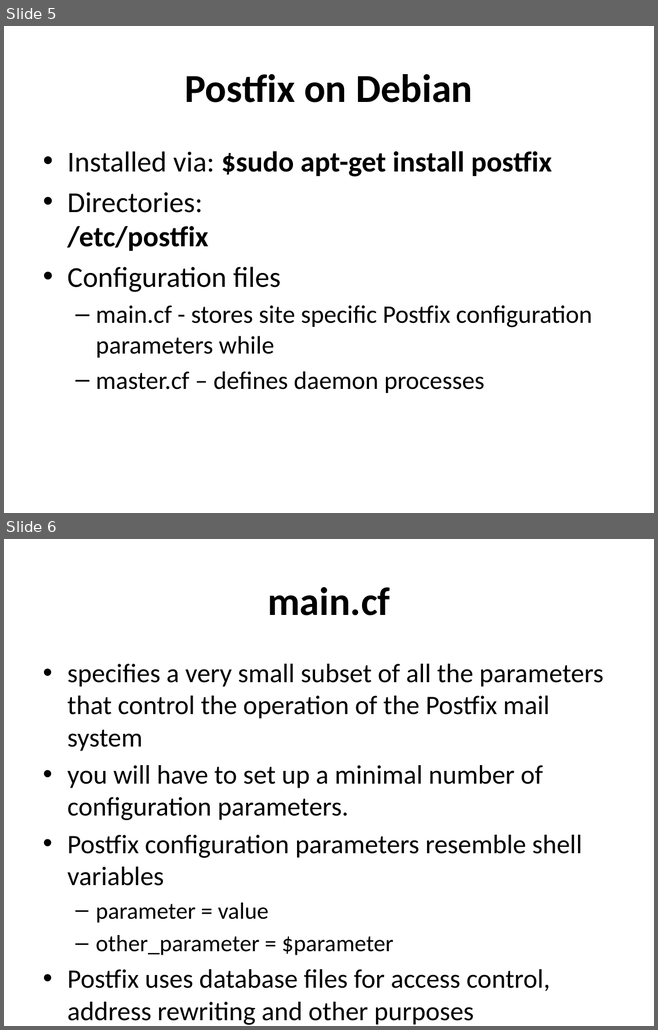
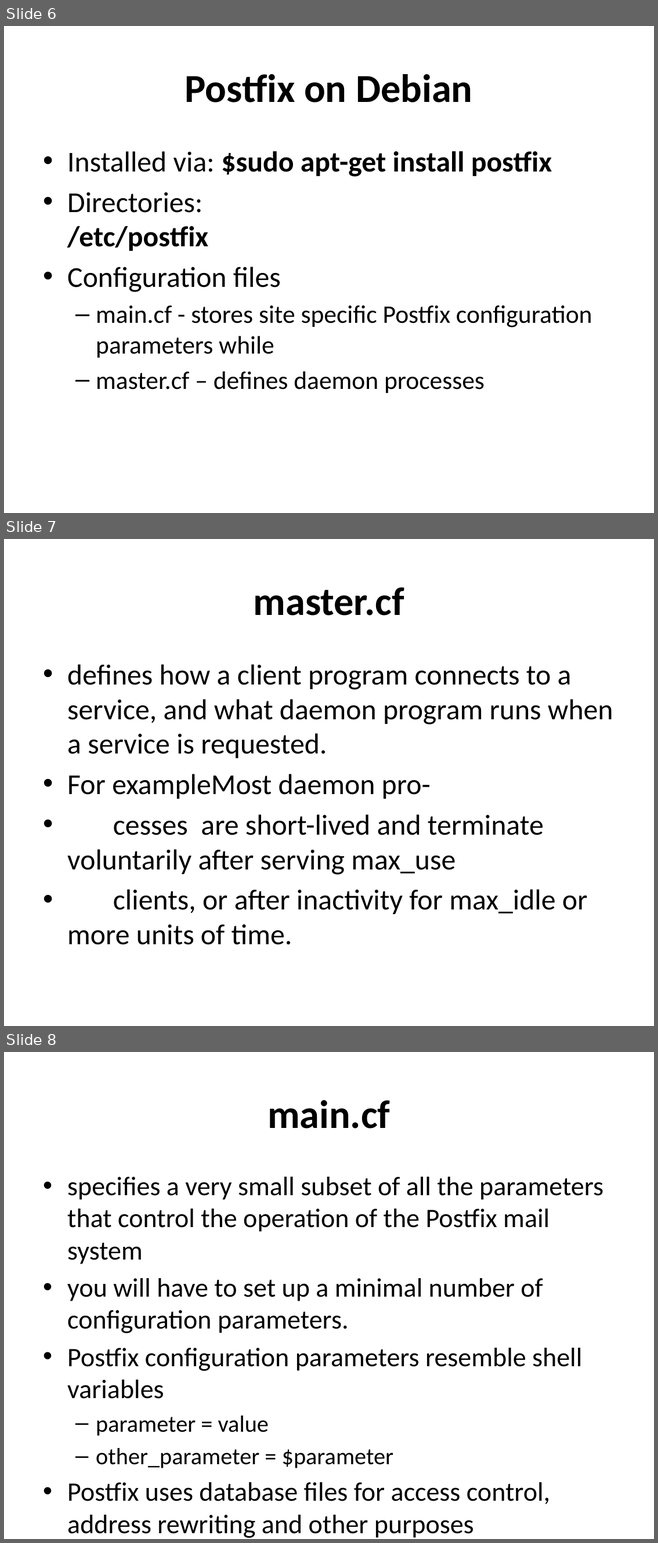
Before and after one commit to afnog/sse, a slide deck: postfix/postfix-mailgateway-debian.ppt. Shown one above the other, each under a label of ours: slides 5 and 6 before the commit, slides 6, 7 and 8 after it. The pictures are 658x1030 and 658x1543 pixels, drawn with LibreOffice and Linux fonts; fonts in the diff are those of the drawing. Boxes give left, top, right and bottom in pixels: in the first picture for what was removed or moved away, otherwise in the second. Text is boxed around its words. In the diff, an @@ line names an element or a change of style, - is before the commit and + after.

```diff
--- a/postfix/postfix-mailgateway-debian.ppt
+++ b/postfix/postfix-mailgateway-debian.ppt
@@ slide 7 added at [4, 539, 654, 1026], background #FFFFFF @@
@@ title added at [253, 587, 404, 616], 44 pt, text #000000, bold @@
+master.cf
@@ text added at [67, 664, 613, 945], 32 pt, text #000000 @@
+• defines how a client program connects to a service, and what daemon program runs when a service is requested.
+• For exampleMost daemon pro-
+• cesses are short-lived and terminate voluntarily after serving max_use
+• clients, or after inactivity for max_idle or more units of time.
@@ what was slide 5 is now slide 6 @@
@@ what was slide 6 is now slide 8 @@
```
Also in this commit, not shown: 1 other slide added.
